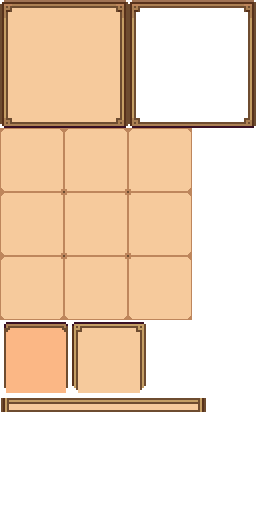
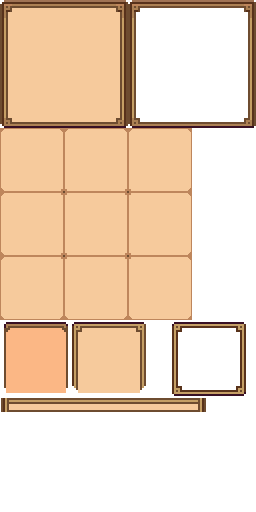
Revision of a layered 256 x 512 image; what changed, layer by layer:
renamed "레이어 9" to "레이어 11 사본", painted on it over [172, 322, 246, 396]
